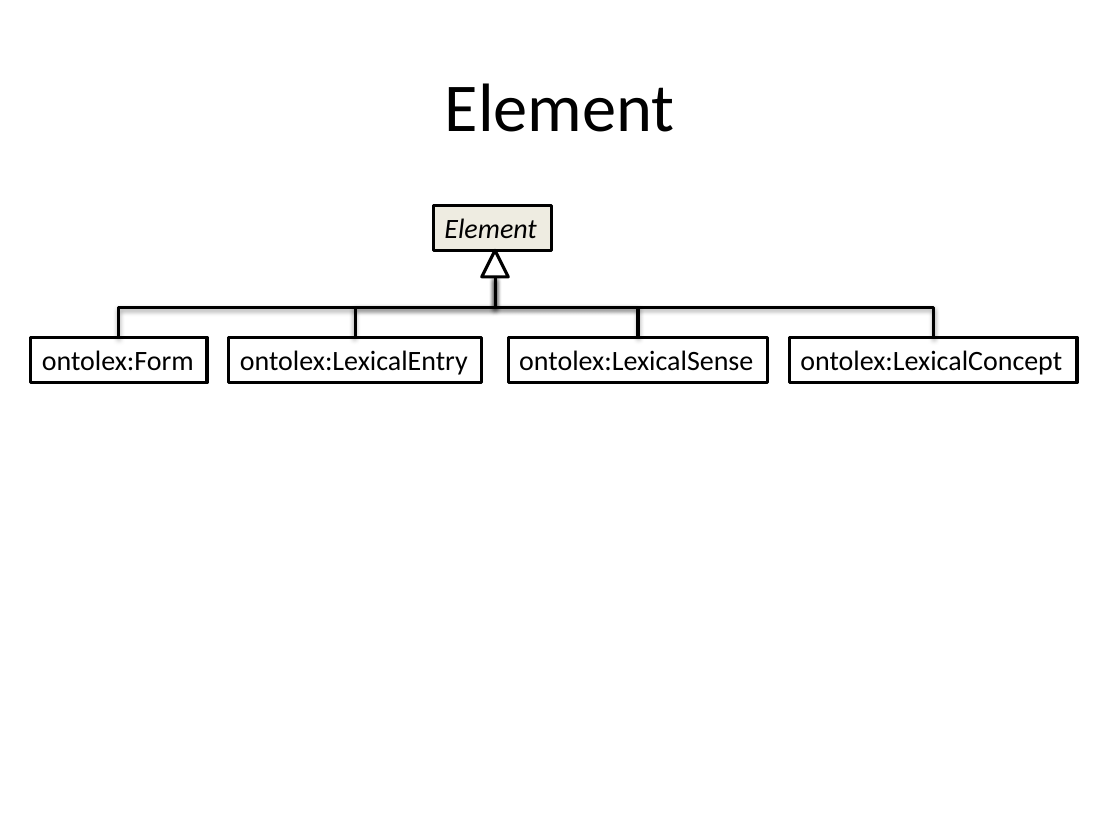
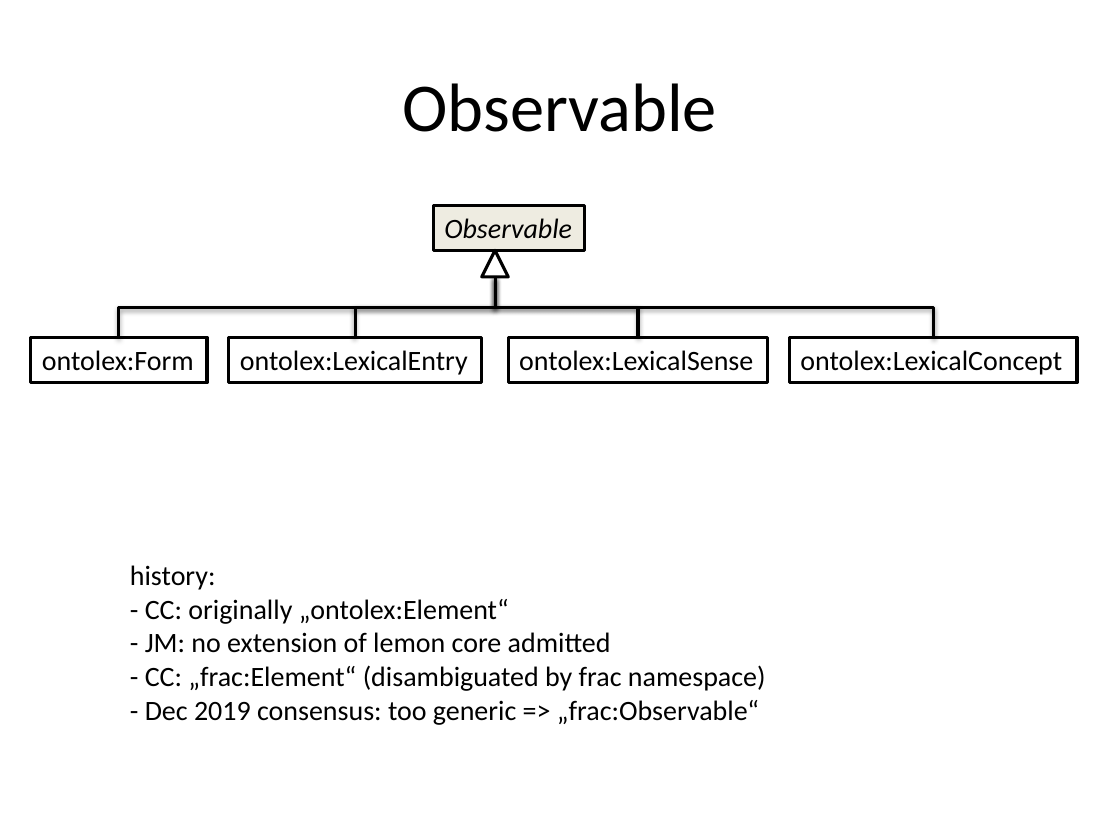
Before and after one commit to ontolex/frequency-attestation-corpus-information, a slide deck: slide 1 of img/source.pptx. Drawn at 1120x840 pixels with LibreOffice and Linux fonts; fonts in the diff are those of the drawing. Boxes give left, top, right and bottom in pixels: in the first picture for what was removed or moved away, otherwise in the second. Text is boxed around its words. In the diff, an @@ line names an element or a change of style, - is before the commit and + after.

Commit message:
updated diagram (text not yet updated)

```diff
--- a/img/source.pptx
+++ b/img/source.pptx
@@ title at (x1=402, y1=83, x2=716, y2=132): text changed @@
-Element
+Observable
@@ rectangle "Observable" resized from (x1=433, y1=205, x2=551, y2=250) to (x1=433, y1=205, x2=585, y2=250) @@
@@ text in rectangle at (x1=444, y1=218, x2=572, y2=238): text changed @@
-Element
+Observable
@@ text added at (x1=130, y1=565, x2=766, y2=725), 18 pt, text #000000 @@
+history:
+- CC: originally „ontolex:Element“
+- JM: no extension of lemon core admitted
+- CC: „frac:Element“ (disambiguated by frac namespace)
+- Dec 2019 consensus: too generic => „frac:Observable“
```
Also in this commit, not shown: 7 other slides changed, 8 slides added.
